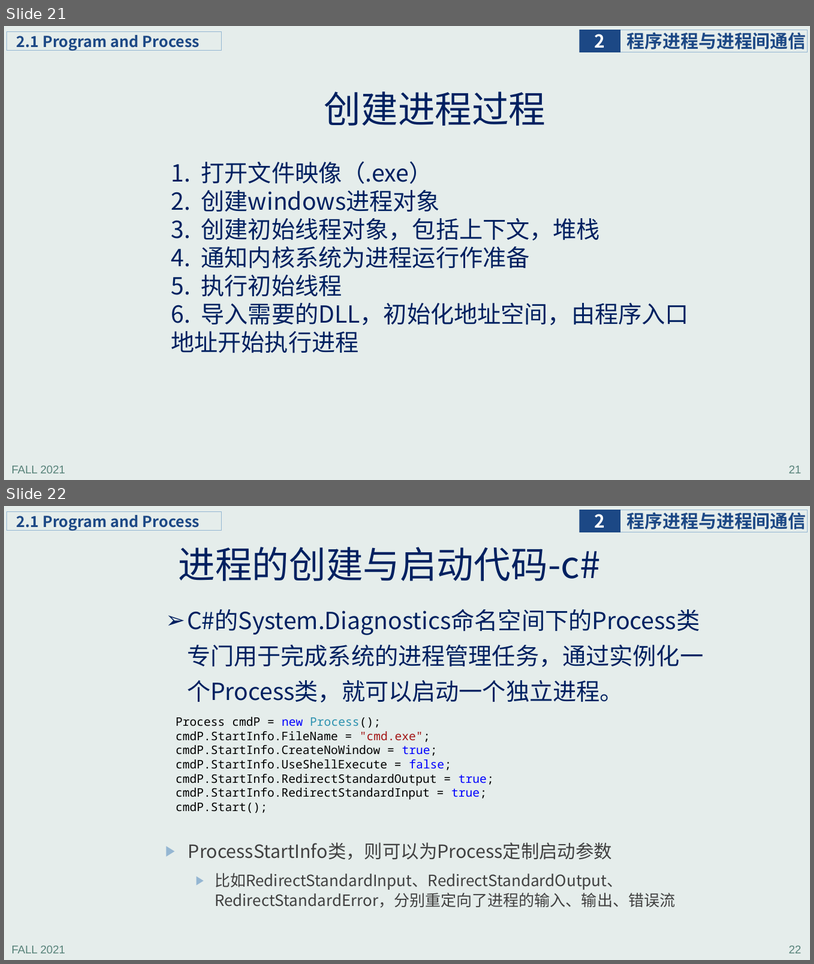
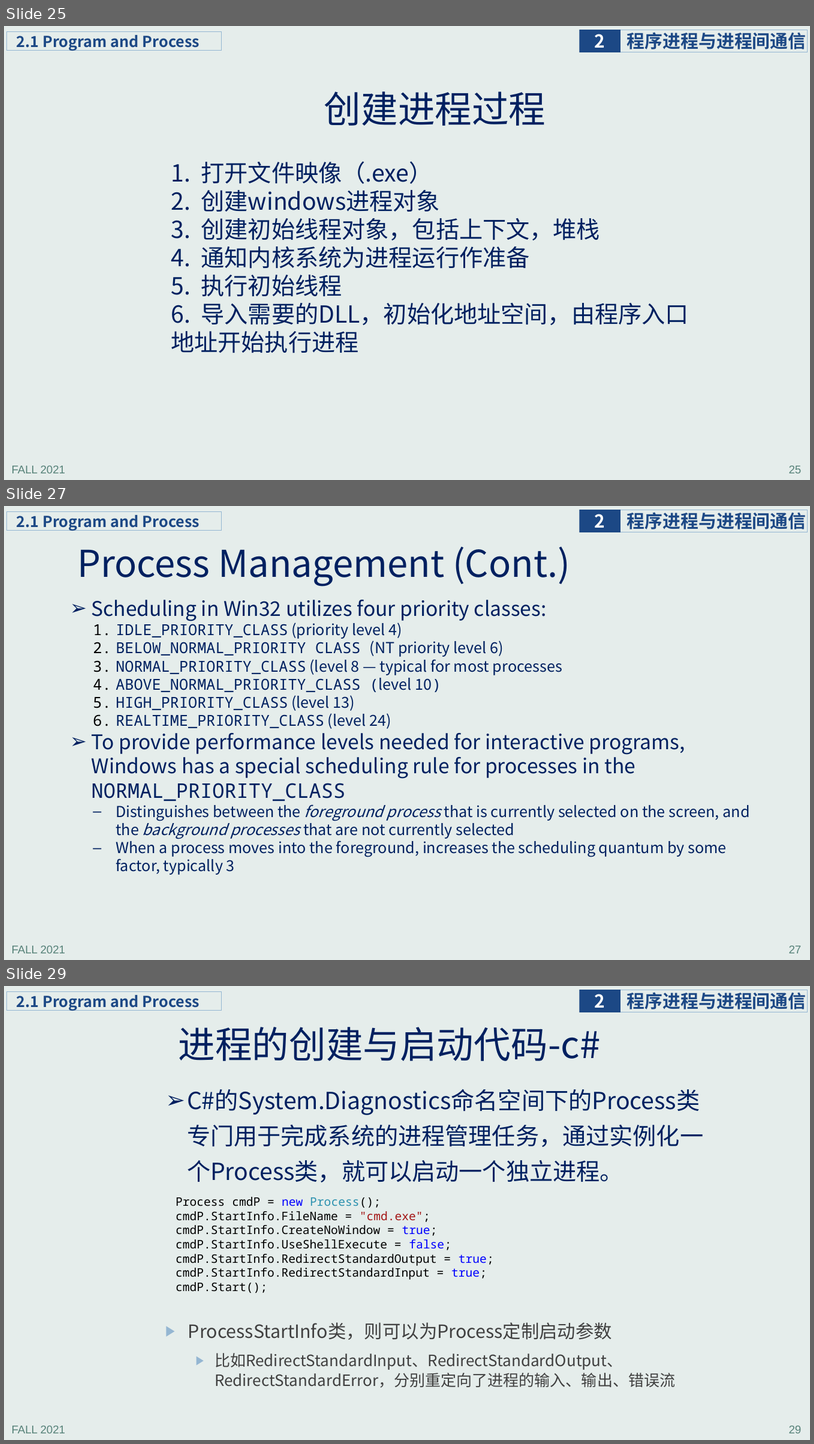
Before and after one commit to principleWindows/win-principle-2021, a slide deck: slides/instruction/principleWindows_2.pptx. Shown one above the other, each under a label of ours: slides 21 and 22 before the commit, slides 25, 27 and 29 after it; the slides between them are not shown. The pictures are 814x964 and 814x1444 pixels, drawn with LibreOffice and Linux fonts; fonts in the diff are those of the drawing. Boxes give left, top, right and bottom in pixels: in the first picture for what was removed or moved away, otherwise in the second. Text is boxed around its words. In the diff, an @@ line names an element or a change of style, - is before the commit and + after.

```diff
--- a/slides/instruction/principleWindows_2.pptx
+++ b/slides/instruction/principleWindows_2.pptx
@@ slide 27 added at (4, 506, 810, 960), background #E5EDEB; not listed: 5 template elements that a slide beside it also shows @@
@@ title added at (77, 547, 571, 586), 44 pt, text #002060 @@
+Process Management (Cont.)
@@ text added at (92, 600, 750, 874), 18 pt, text #002060 @@
+➢ Scheduling in Win32 utilizes four priority classes:
+  1. IDLE_PRIORITY_CLASS (priority level 4)
+  2. BELOW_NORMAL_PRIORITY CLASS (NT priority level 6)
+  3. NORMAL_PRIORITY_CLASS (level 8 — typical for most processes
+  4. ABOVE_NORMAL_PRIORITY_CLASS (level 10)
+  5. HIGH_PRIORITY_CLASS (level 13)
+  6. REALTIME_PRIORITY_CLASS (level 24)
+➢ To provide performance levels needed for interactive programs, Windows has a special scheduling rule for processes in the NORMAL_PRIORITY_CLASS
+  – Distinguishes between the foreground process that is currently selected on the screen, and the background processes that are not currently selected
+  – When a process moves into the foreground, increases the scheduling quantum by some factor, typically 3
@@ what was slide 21 is now slide 25 @@
@@ page number at (789, 465, 802, 473): text changed @@
-21
+25
@@ what was slide 22 is now slide 29 @@
@@ page number at (789, 1425, 802, 1433): text changed @@
-22
+29
```
Also in this commit, not shown: 2 slides changed, 6 other slides added, 4 other files.
